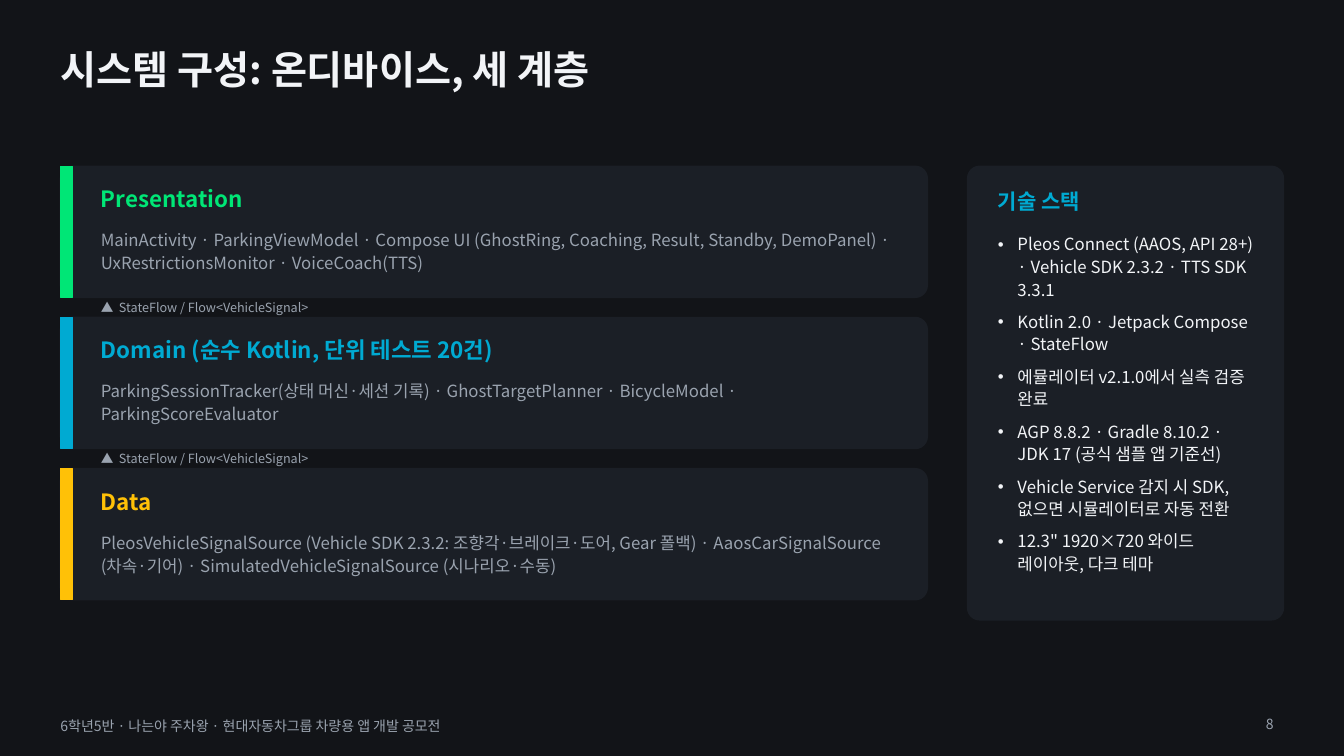
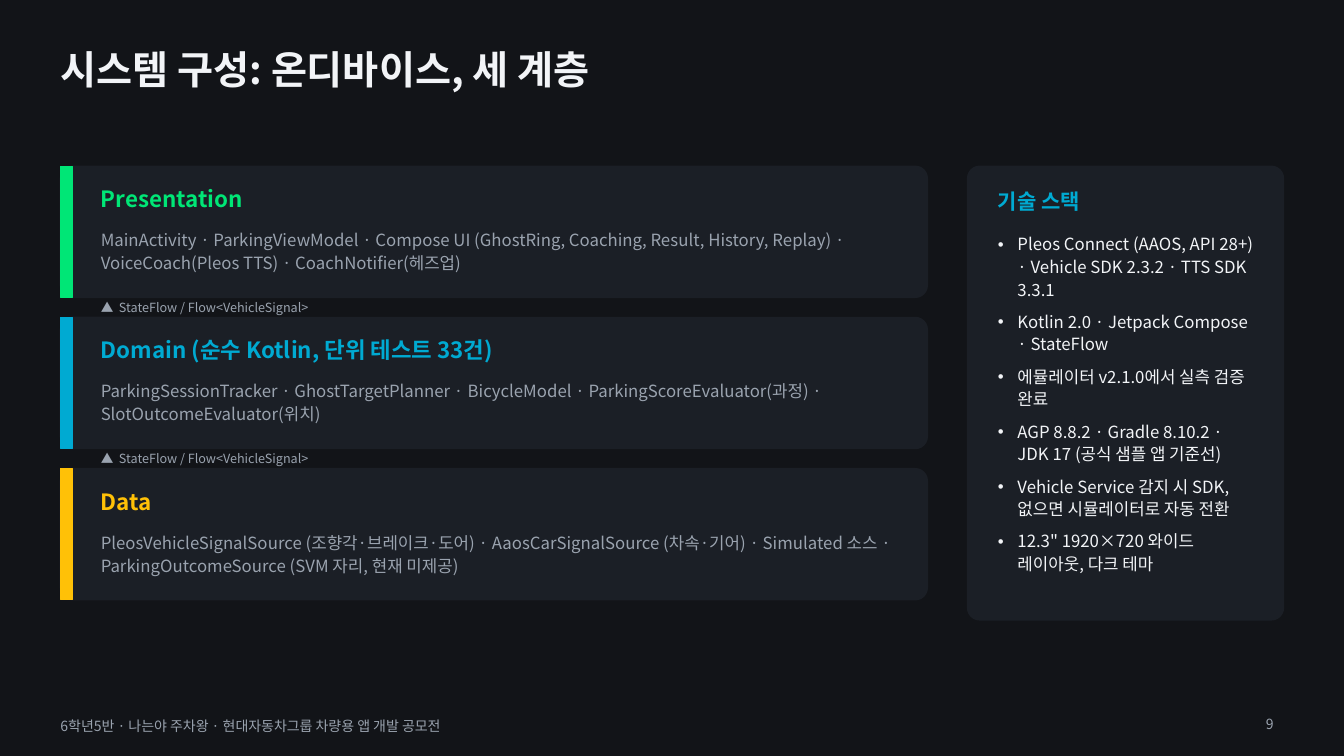
Before and after one commit to skyworker104/pleos-steerin, a slide deck: slide 9 of 나는야_주차왕_발표자료_v2.pptx (slide 8 before the commit). Drawn at 1344x756 pixels with LibreOffice and Linux fonts; fonts in the diff are those of the drawing. Boxes give left, top, right and bottom in pixels: in the first picture for what was removed or moved away, otherwise in the second. Text is boxed around its words. In the diff, an @@ line names an element or a change of style, - is before the commit and + after.

```diff
--- a/나는야_주차왕_발표자료_v2.pptx
+++ b/나는야_주차왕_발표자료_v2.pptx
@@ text at (101,232,831,272): text changed @@
-MainActivity · ParkingViewModel · Compose UI (GhostRing, Coaching, Result, Standby, DemoPanel) · UxRestrictionsMonitor · VoiceCoach(TTS)
+MainActivity · ParkingViewModel · Compose UI (GhostRing, Coaching, Result, History, Replay) · VoiceCoach(Pleos TTS) · CoachNotifier(헤즈업)
@@ text at (101,339,492,363): text changed @@
-Domain (순수 Kotlin, 단위 테스트 20건)
+Domain (순수 Kotlin, 단위 테스트 33건)
@@ text at (101,383,809,423): text changed @@
-ParkingSessionTracker(상태 머신·세션 기록) · GhostTargetPlanner · BicycleModel · ParkingScoreEvaluator
+ParkingSessionTracker · GhostTargetPlanner · BicycleModel · ParkingScoreEvaluator(과정) · SlotOutcomeEvaluator(위치)
@@ text at (101,535,878,576): text changed @@
-PleosVehicleSignalSource (Vehicle SDK 2.3.2: 조향각·브레이크·도어, Gear 폴백) · AaosCarSignalSource (차속·기어) · SimulatedVehicleSignalSource (시나리오·수동)
+PleosVehicleSignalSource (조향각·브레이크·도어) · AaosCarSignalSource (차속·기어) · Simulated 소스 · ParkingOutcomeSource (SVM 자리, 현재 미제공)
```
Also in this commit, not shown: 5 other slides changed, 1 slide added, 32 other files.
